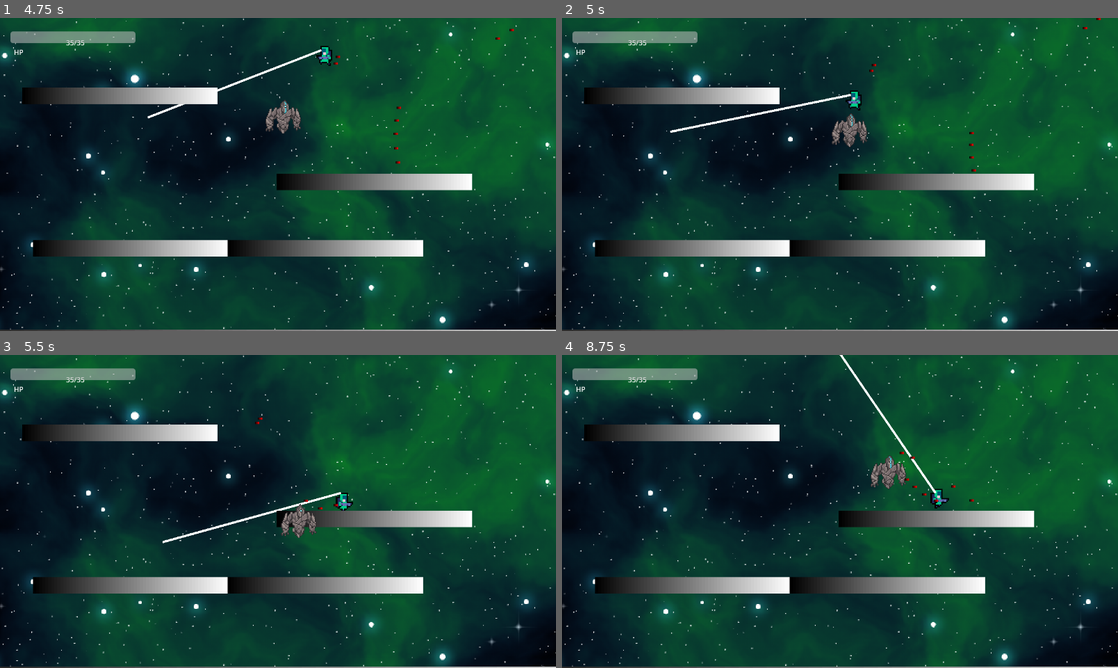
Above: before the commit, frames 1-4 (two rows, left to right).
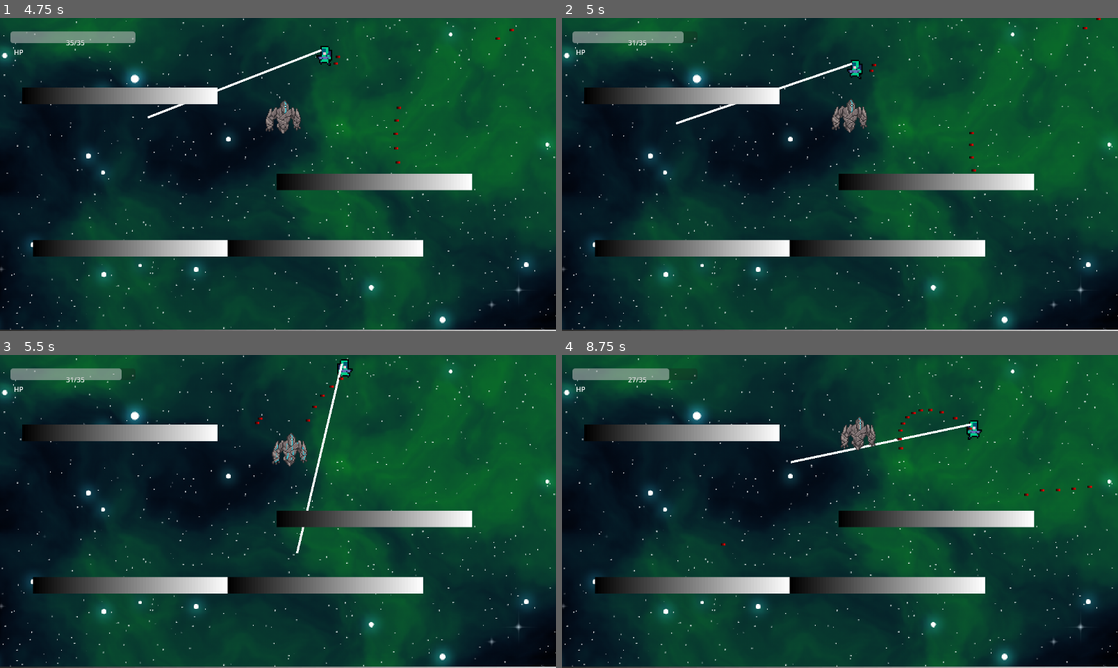
Above: after the commit, the same moments.

Repository: fer-hnndz/europa-game
Game: Godot game, scene res://scenes/TestScene.tscn
Two runs of this game, one before a commit and one after it. Both use one fixed random seed, a clock stepped at 60 frames per second and the inputs below.
Inputs (mouse positions are in pixels of both pictures, inside the frame that each line leads up to):
- Up to frame 1 (4.75 s): tap Enter (ui_accept) at 0.5, 0.77, 1.52, 3.02, 3.77, 4.52 s; move the mouse to (400, 158) at 0.52 s; press the mouse at (400, 158) at 0.53 s; hold Right (ui_right) 0.53-2.03 s; move the mouse to (166, 190) at 1.27 s; release the mouse at (166, 190) at 1.28 s; click (166, 190) at 1.35 s; move the mouse to (333, 105) at 2.02 s; press the mouse at (333, 105) at 2.03 s; hold Left (ui_left) 2.03-2.78 s; move the mouse to (250, 237) at 2.77 s; release the mouse at (250, 237) at 2.78 s; hold Right (ui_right) 2.78-4.28 s; click (250, 237) at 2.85 s; move the mouse to (444, 221) at 3.52 s; press the mouse at (444, 221) at 3.53 s; move the mouse to (111, 127) at 4.27 s; release the mouse at (111, 127) at 4.28 s; hold Left (ui_left) from 4.28 s (still down); click (111, 127) at 4.35 s
- Up to frame 2 (5 s): keep holding Left (ui_left)
- Up to frame 3 (5.5 s): move the mouse to (305, 511) at 5.02 s; release Left (ui_left) at 5.03 s; press the mouse at (305, 511) at 5.03 s; hold Right (ui_right) from 5.03 s (still down)
- Up to frame 4 (8.75 s): move the mouse to (756, 433) at 5.77 s; release Right (ui_right) at 5.78 s; release the mouse at (756, 433) at 5.78 s; hold Left (ui_left) 5.78-7.28 s; click (756, 433) at 5.85 s; tap Enter (ui_accept) at 6.02, 6.77, 7.52 s; move the mouse to (962, 495) at 6.52 s; press the mouse at (962, 495) at 6.53 s; move the mouse to (728, 527) at 7.27 s; release the mouse at (728, 527) at 7.28 s; hold Right (ui_right) from 7.28 s (still down); click (728, 527) at 7.35 s; move the mouse to (895, 442) at 8.02 s; press the mouse at (895, 442) at 8.03 s

Frame 1 is identical in both runs. In frame 2, 1.4% of the frame differs, in the area x 12-55%, y 4-42%; in frame 3, 1.6%; in frame 4, 1.9%, in the area x 12-96%, y 0-61%.

Commit message:
Se agrego pantalla y animacion de muerte

Diff:
--- a/scenes/TestScene.tscn
+++ b/scenes/TestScene.tscn
@@ -33,7 +33,7 @@
 [node name="TestPlatform4" parent="." instance=ExtResource("1_chmcy")]
 position = Vector2(749, 530)
 
-[node name="StoneGolem" parent="." instance=ExtResource("7_hasi8")]
+[node name="EnemyStoneGolem" parent="." instance=ExtResource("7_hasi8")]
 position = Vector2(374, 106)
 
 [node name="wall_left" parent="." instance=ExtResource("1_chmcy")]
--- a/scenes/characters/Player.tscn
+++ b/scenes/characters/Player.tscn
@@ -1,7 +1,23 @@
-[gd_scene load_steps=17 format=3 uid="uid://dj70kpkttcguv"]
+[gd_scene load_steps=21 format=3 uid="uid://dj70kpkttcguv"]
 
 [ext_resource type="Script" path="res://scipts/Player.gd" id="1_aadot"]
 [ext_resource type="Texture2D" uid="uid://nfbtq2o0ived" path="res://sprites/playerx1.png" id="3_jni3i"]
+
+[sub_resource type="AtlasTexture" id="AtlasTexture_hd74w"]
+atlas = ExtResource("3_jni3i")
+region = Rect2(0, 160, 32, 32)
+
+[sub_resource type="AtlasTexture" id="AtlasTexture_gx40v"]
+atlas = ExtResource("3_jni3i")
+region = Rect2(32, 160, 32, 32)
+
+[sub_resource type="AtlasTexture" id="AtlasTexture_hmrkc"]
+atlas = ExtResource("3_jni3i")
+region = Rect2(64, 160, 32, 32)
+
+[sub_resource type="AtlasTexture" id="AtlasTexture_hctmy"]
+atlas = ExtResource("3_jni3i")
+region = Rect2(96, 160, 32, 32)
 
 [sub_resource type="AtlasTexture" id="AtlasTexture_a3cuu"]
 atlas = ExtResource("3_jni3i")
@@ -45,6 +61,23 @@
 
 [sub_resource type="SpriteFrames" id="SpriteFrames_iimlh"]
 animations = [{
+"frames": [{
+"duration": 3.0,
+"texture": SubResource("AtlasTexture_hd74w")
+}, {
+"duration": 1.0,
+"texture": SubResource("AtlasTexture_gx40v")
+}, {
+"duration": 1.0,
+"texture": SubResource("AtlasTexture_hmrkc")
+}, {
+"duration": 1.0,
+"texture": SubResource("AtlasTexture_hctmy")
+}],
+"loop": false,
+"name": &"death",
+"speed": 3.0
+}, {
 "frames": [{
 "duration": 1.0,
 "texture": SubResource("AtlasTexture_a3cuu")
@@ -110,8 +143,8 @@
 position = Vector2(1, -19)
 scale = Vector2(1.78471, 1.78471)
 sprite_frames = SubResource("SpriteFrames_iimlh")
-animation = &"spawn"
-frame = 4
+animation = &"death"
+frame = 3
 frame_progress = 1.0
 
 [node name="CollisionShape2D" type="CollisionShape2D" parent="."]
--- a/scenes/characters/StoneGolem.tscn
+++ b/scenes/characters/StoneGolem.tscn
@@ -1,7 +1,7 @@
 [gd_scene load_steps=21 format=3 uid="uid://ccileymwip7dk"]
 
 [ext_resource type="Texture2D" uid="uid://ilxgijol4b5j" path="res://sprites/stone_golem.png" id="1_4ohqy"]
-[ext_resource type="Script" path="res://scenes/characters/StoneGolem.gd" id="1_r70ab"]
+[ext_resource type="Script" path="res://scipts/StoneGolem.gd" id="1_idwr0"]
 
 [sub_resource type="AtlasTexture" id="AtlasTexture_516st"]
 atlas = ExtResource("1_4ohqy")
@@ -136,11 +136,11 @@
 [sub_resource type="RectangleShape2D" id="RectangleShape2D_mg1pw"]
 size = Vector2(48, 46)
 
-[node name="StoneGolem" type="CharacterBody2D"]
+[node name="EnemyStoneGolem" type="CharacterBody2D"]
 scale = Vector2(1.7, 1.7)
 collision_layer = 4
-collision_mask = 3
-script = ExtResource("1_r70ab")
+collision_mask = 7
+script = ExtResource("1_idwr0")
 metadata/_edit_group_ = true
 
 [node name="AnimatedSprite2D" type="AnimatedSprite2D" parent="."]
--- /dev/null
+++ b/scenes/menus/DeathScreen.tscn
@@ -0,0 +1,37 @@
+[gd_scene load_steps=4 format=3 uid="uid://bqqffslqegqg2"]
+
+[ext_resource type="Script" path="res://scipts/DeathScreen.gd" id="1_fjejn"]
+[ext_resource type="FontFile" uid="uid://cf2vu06saqle0" path="res://StayPixel.ttf" id="2_3bqyv"]
+
+[sub_resource type="LabelSettings" id="LabelSettings_wuqxj"]
+font = ExtResource("2_3bqyv")
+font_size = 92
+font_color = Color(1, 0.239216, 0.117647, 1)
+outline_size = 20
+outline_color = Color(0, 0, 0, 1)
+
+[node name="DeathScreen" type="Control"]
+layout_mode = 3
+anchors_preset = 15
+anchor_right = 1.0
+anchor_bottom = 1.0
+grow_horizontal = 2
+grow_vertical = 2
+script = ExtResource("1_fjejn")
+
+[node name="ColorRect" type="ColorRect" parent="."]
+layout_mode = 0
+offset_left = -58.0
+offset_top = -84.0
+offset_right = 1382.0
+offset_bottom = 810.0
+color = Color(0, 0, 0, 0.466667)
+
+[node name="Label" type="Label" parent="."]
+layout_mode = 0
+offset_left = 409.0
+offset_top = 311.0
+offset_right = 889.0
+offset_bottom = 388.0
+text = "¡HAS MUERTO!"
+label_settings = SubResource("LabelSettings_wuqxj")
--- /dev/null
+++ b/scipts/DeathScreen.gd
@@ -0,0 +1,11 @@
+extends Control
+
+
+# Called when the node enters the scene tree for the first time.
+func _ready():
+	$ColorRect.color = Color (0, 0, 0, 1)
+
+
+# Called every frame. 'delta' is the elapsed time since the previous frame.
+func _process(delta):
+	pass
--- a/scipts/Player.gd
+++ b/scipts/Player.gd
@@ -11,6 +11,7 @@
 var current_health = 35
 var MAX_HEALTH = 35
 var spawned = false
+var last_colission
 
 # Get the gravity from the project settings to be synced with RigidBody nodes.
 var gravity = ProjectSettings.get_setting("physics/2d/default_gravity")
@@ -38,10 +39,6 @@
 	var laser_y = (LASER_MAX_LENGTH * mouse_pos.y) / line_length
 	return Vector2(laser_x, laser_y)
 
-func _process_damage(delta):
-	pass
-
-
 func _physics_process(delta):
 	if ($AnimatedSprite2D.frame == 4 and spawned == false):
 		spawned = true
@@ -51,11 +48,24 @@
 		print("Ya se puede mover")
 		print("Ya se puede mover")
 
+
+	if ($AnimatedSprite2D.animation == "death" and $AnimatedSprite2D.frame ==  3):
+		#get_parent().get_node("PlayerUI").queue_free()
+		var death_screen = load("res://scenes/menus/DeathScreen.tscn").instantiate()
+		get_parent().add_child(death_screen)
+
 	if (spawned == false):
 		return
 
+	if (current_health <= 0):
+		print("Tu ta muelto broder")
+		$AnimatedSprite2D.animation = "death"
+		$AnimatedSprite2D.frame = 0
+		$AnimatedSprite2D.play()
+		spawned = false
+		return
+
 	_process_laser(delta)
-	_process_damage(delta)
 
 	# Add the gravity.
 	if not is_on_floor():
@@ -117,4 +127,5 @@
 	elif velocity.x == 0:
 		#print("idle")
 		get_node("AnimatedSprite2D").animation = "idle"
+
 	move_and_slide()
--- a/scenes/characters/StoneGolem.gd
+++ b/scipts/StoneGolem.gd
@@ -3,6 +3,10 @@
 var health = 82
 var player
 var SPEED = 2.2
+var last_col
+var damage = 4
+var ATTACK_STALL = 0.5
+var last_attack = 0
 
 # Called when the node enters the scene tree for the first time.
 func _ready():
@@ -28,7 +32,6 @@
 
 # Called every frame. 'delta' is the elapsed time since the previous frame.
 func _process(delta):
-
 	var finishedSpawnAnimation =$AnimatedSprite2D.frame == 7 and $AnimatedSprite2D.animation == "spawn"
 	var finishedDamageAnimation = $AnimatedSprite2D.frame == 3 and $AnimatedSprite2D.animation == "damage"
 
@@ -48,13 +51,33 @@
 
 	if (health <= 0):
 		queue_free()
+
+	if (player.current_health <= 0):
 		return
 
 	var player_pos = player.global_position
 	var velocity = global_position.direction_to(player_pos)
 
-	if not is_on_floor():
-		pass
-		#velocity.y += gravity * delta
+	if (Time.get_unix_time_from_system() <= last_attack + ATTACK_STALL):
+		velocity = Vector2(0, 0)
 
-	move_and_collide(velocity * SPEED)
+	if (last_col):
+		var col = last_col.get_collider()
+		if (col == null):
+			return
+
+		if (col.name == "Player" and velocity.x != 0 and velocity.y != 0):
+			col.current_health -= 4
+
+			var vel = Vector2(0, 0)
+			vel.x = (col.SPEED / 2) * (velocity.x / abs(velocity.x) )
+			vel.y = (col.gravity / 2) * (velocity.y / abs(velocity.y))
+
+			col.velocity = vel
+			col.move_and_slide()
+
+			velocity = Vector2(0, 0)
+			last_attack = Time.get_unix_time_from_system()
+
+
+	last_col = move_and_collide(velocity * SPEED)
Binary file added: StayPixel.ttf
Not shown, added: StayPixel.ttf.import
